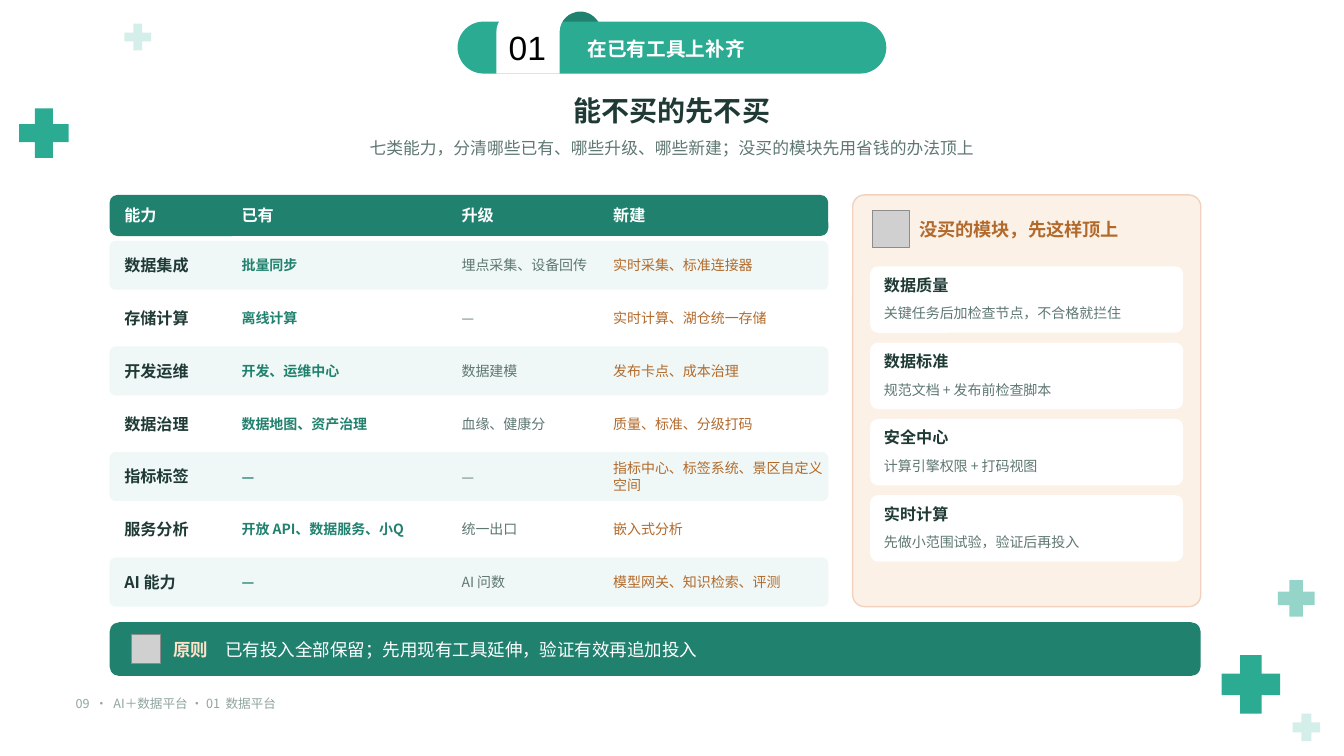
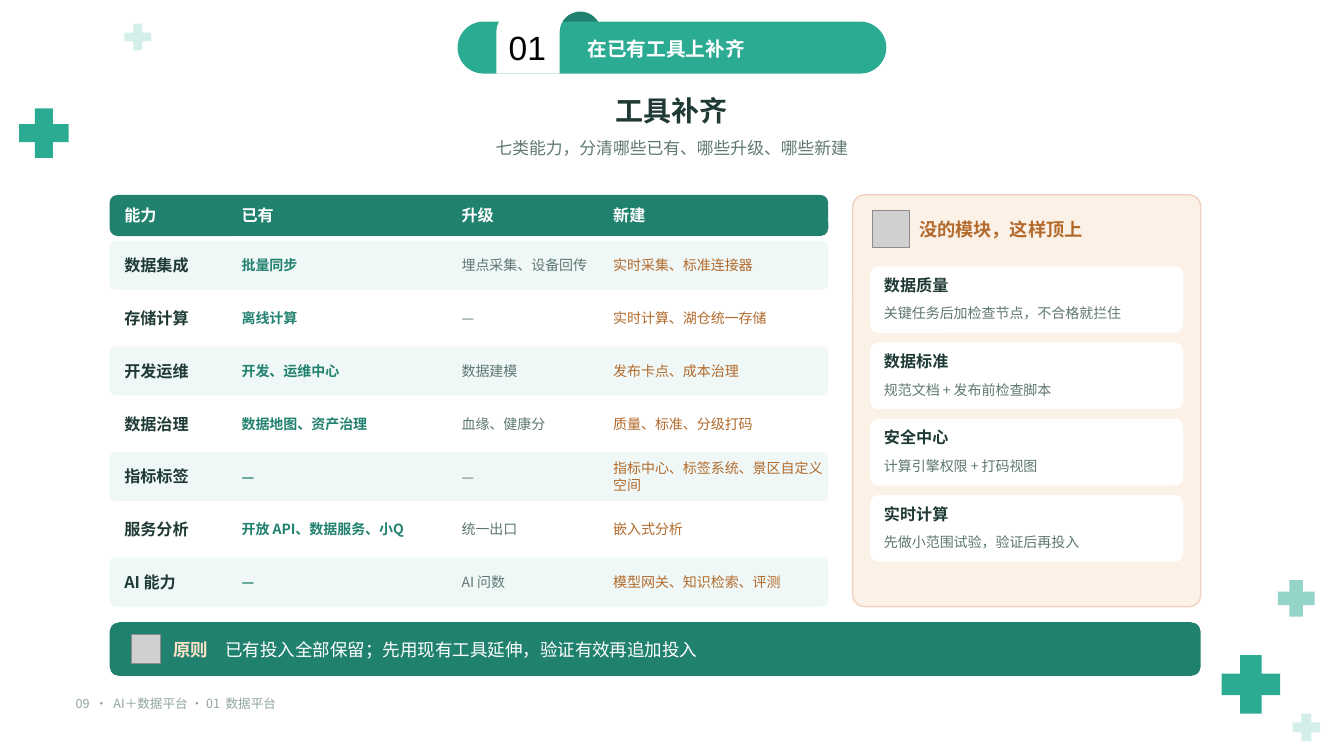
Before and after one commit to keanying/relevance, a slide deck: slide 9 of AI＋数据平台_老板汇报_青绿模板.pptx. Drawn at 1344x756 pixels with LibreOffice and Linux fonts; fonts in the diff are those of the drawing; grey boxes stand for pictures; background and template pictures are left out. Boxes give left, top, right and bottom in pixels: in the first picture for what was removed or moved away, otherwise in the second. Text is boxed around its words. In the diff, an @@ line names an element or a change of style, - is before the commit and + after.

```diff
--- a/AI＋数据平台_老板汇报_青绿模板.pptx
+++ b/AI＋数据平台_老板汇报_青绿模板.pptx
@@ text at (616,97,728,124): text changed @@
-能不买的先不买
+工具补齐
@@ text at (496,140,848,156): text changed @@
-七类能力，分清哪些已有、哪些升级、哪些新建；没买的模块先用省钱的办法顶上
+七类能力，分清哪些已有、哪些升级、哪些新建
@@ text at (919,220,1082,239): text changed @@
-没买的模块，先这样顶上
+没的模块，这样顶上
```
Also in this commit, not shown: 2 other slides changed.
